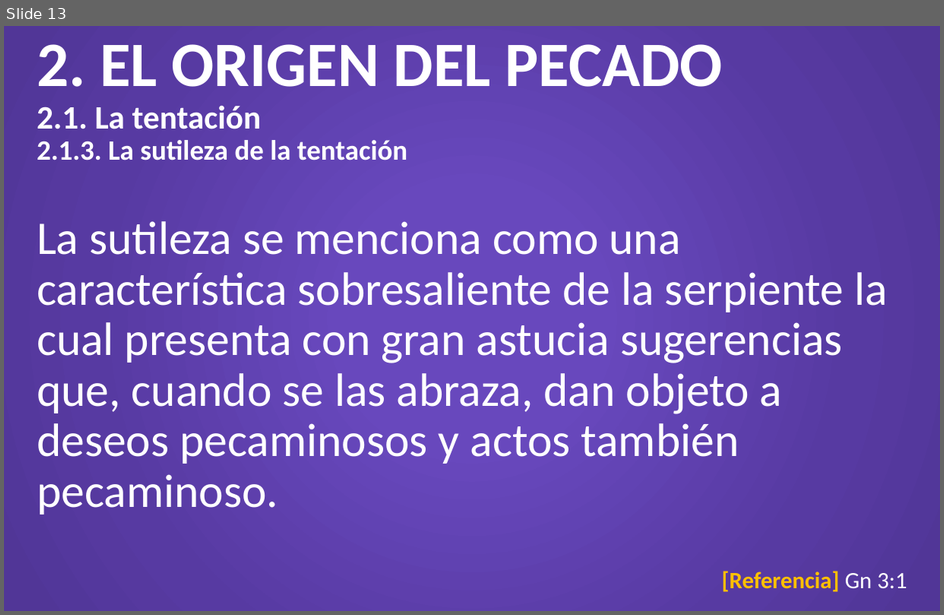
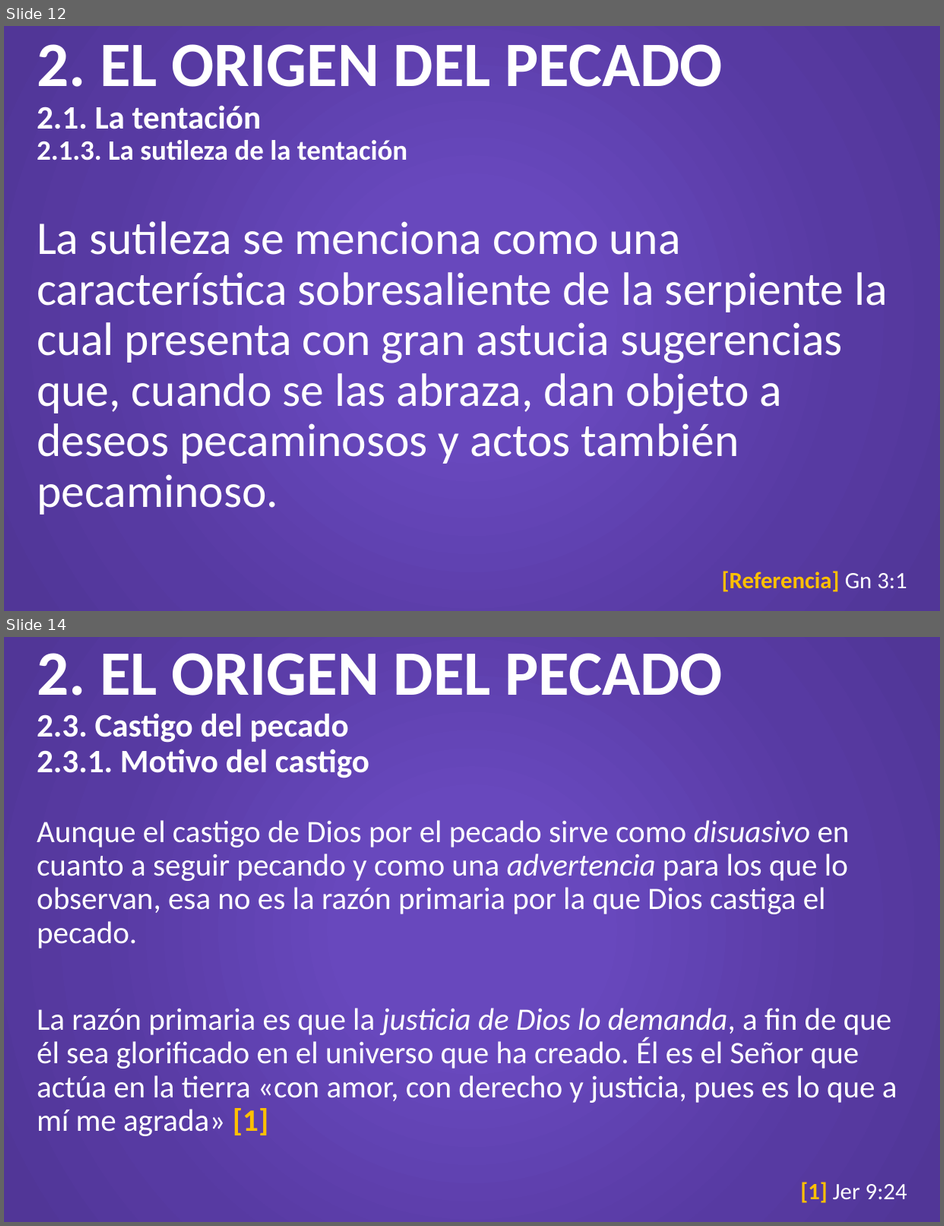
Before and after one commit to CreyTuning/documents, a slide deck: slideshow/Teologia Sistematica y Biblica - Myer Pearlman/Clases/7. Pecado.pptx. Shown one above the other, each under a label of ours: slide 13 before the commit, slides 12 and 14 after it; the slides between them are not shown. The pictures are 944x615 and 944x1226 pixels, drawn with LibreOffice and Linux fonts; fonts in the diff are those of the drawing. Boxes give left, top, right and bottom in pixels: in the first picture for what was removed or moved away, otherwise in the second. Text is boxed around its words. In the diff, an @@ line names an element or a change of style, - is before the commit and + after.

Commit message:
El pecado

```diff
--- a/slideshow/Teologia Sistematica y Biblica - Myer Pearlman/Clases/7. Pecado.pptx
+++ b/slideshow/Teologia Sistematica y Biblica - Myer Pearlman/Clases/7. Pecado.pptx
@@ slide 14 added at [4,637,940,1222], background gradient #6848BD to #573AA2 to #513697 @@
@@ title added at [37,653,724,778], 25.2 pt, text #FFFFFF, bold @@
+2. EL ORIGEN DEL PECADO
+2.3. Castigo del pecado
+2.3.1. Motivo del castigo
@@ text added at [37,820,898,1136], 24 pt, text #FFFFFF @@
+Aunque el castigo de Dios por el pecado sirve como disuasivo en cuanto a seguir pecando y como una advertencia para los que lo observan, esa no es la razón primaria por la que Dios castiga el pecado.
+La razón primaria es que la justicia de Dios lo demanda, a fin de que él sea glorificado en el universo que ha creado. Él es el Señor que actúa en la tierra «con amor, con derecho y justicia, pues es lo que a mí me agrada» [1]
@@ text added at [800,1182,908,1203], 18 pt, text #FFFFFF @@
+[1] Jer 9:24
@@ what was slide 13 is now slide 12 @@
```
Also in this commit, not shown: 1 slide changed, 8 other slides added, 1 slide removed, 1 other file.
